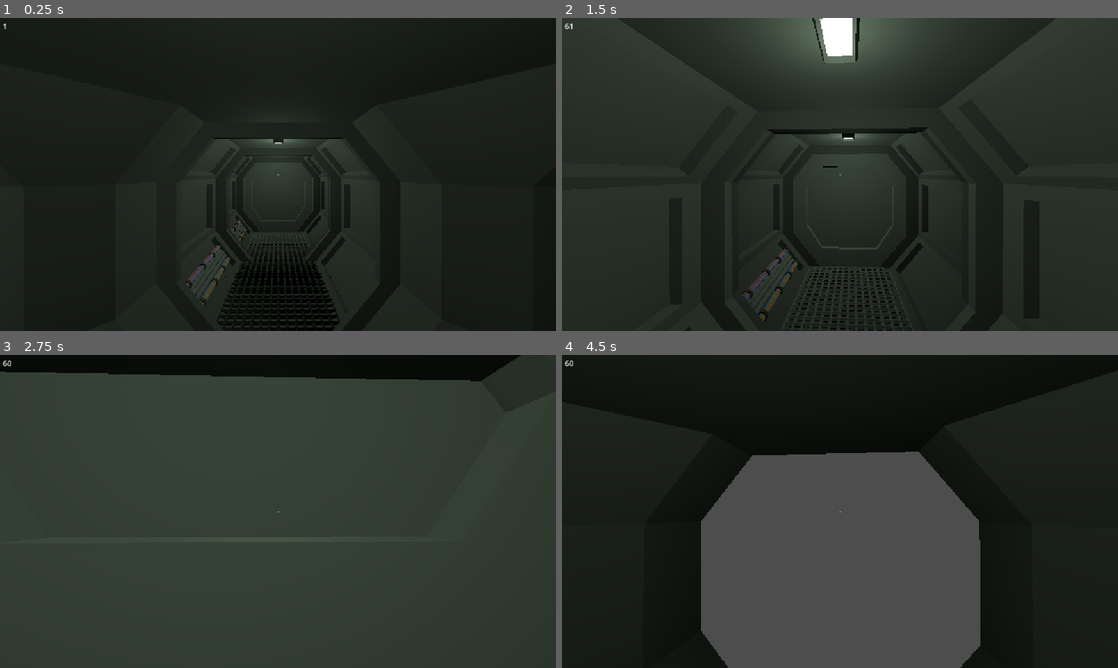
Above: before the commit, frames 1-4 (two rows, left to right).
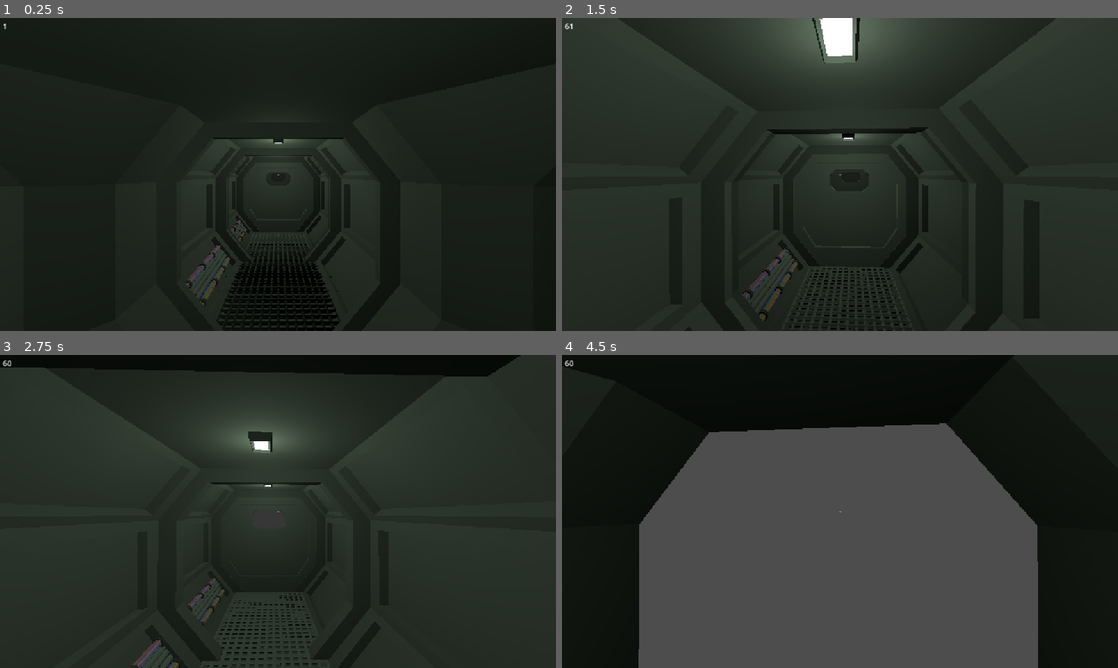
Above: after the commit, the same moments.

Repository: NicheDevelopers/brace-for-impact
Game: Godot game, scene res://src/MapGenerator/parts/corridors/demo/CorridorsDemo.tscn
Two runs of this game, one before a commit and one after it. Both use one fixed random seed, a clock stepped at 60 frames per second and the inputs below. This scene is started directly instead of the project's main scene.
Inputs (mouse positions are in pixels of both pictures, inside the frame that each line leads up to):
- Up to frame 1 (0.25 s): no input
- Up to frame 2 (1.5 s): tap Enter at 0.5 s; move the mouse to (867, 174) at 0.52 s; hold Ctrl (crouch) 0.53-1.28 s; hold W (move_forward) from 0.53 s (still down); tap Space (jump) at 0.77 s; move the mouse to (812, 174) at 1.27 s; tap E (interact) at 1.35 s
- Up to frame 3 (2.75 s): keep holding W (move_forward); tap Space (jump) at 1.52 s; move the mouse to (289, 505) at 2.02 s; hold Shift (sprint) from 2.03 s (still down)
- Up to frame 4 (4.5 s): keep holding W (move_forward); move the mouse to (834, 517) at 2.77 s; release Shift (sprint) at 2.78 s; tap Ctrl (crouch) at 2.85 s; tap Space (jump) at 3.02, 3.77 s; move the mouse to (878, 514) at 3.52 s; tap E (interact) at 3.6 s; move the mouse to (795, 508) at 4.27 s; tap Shift (sprint) at 4.35 s

The runs differ from the first frame. In frame 1, less than 0.1% of the frame differs, in the area x 45-55%, y 49-65%; in frame 2, 0.2%; in frame 3, 13%; in frame 4, 19%, in the area x 13-86%, y 21-100%.

Commit message:
Finish the doors model

Diff:
--- a/src/MapGenerator/parts/doors/DoorSingle/DoorSingle.tscn
+++ b/src/MapGenerator/parts/doors/DoorSingle/DoorSingle.tscn
@@ -1,13 +1,9 @@
-[gd_scene load_steps=10 format=3 uid="uid://cxhjsevs56uf"]
+[gd_scene load_steps=12 format=3 uid="uid://cxhjsevs56uf"]
 
 [ext_resource type="PackedScene" uid="uid://boxtwod7j2pa5" path="res://src/MapGenerator/parts/doors/DoorSingle/model/door-single.glb" id="1_0isvo"]
 [ext_resource type="Script" uid="uid://dlyw1vjva6sba" path="res://src/MapGenerator/parts/doors/DoorSingle/door_single.gd" id="2_ksdk8"]
-
-[sub_resource type="StandardMaterial3D" id="StandardMaterial3D_0isvo"]
-albedo_color = Color(0.408329, 0.408329, 0.408329, 1)
-
-[sub_resource type="BoxShape3D" id="BoxShape3D_ksdk8"]
-size = Vector3(2.17487, 1.88376, 0.15004)
+[ext_resource type="Material" uid="uid://dcc1strrrwn65" path="res://src/MapGenerator/parts/doors/DoorSingle/door_material.tres" id="3_dydsw"]
+[ext_resource type="Material" uid="uid://c8u7ddbirrt6a" path="res://src/MapGenerator/parts/doors/DoorSingle/window_material.tres" id="3_m2m2s"]
 
 [sub_resource type="BoxShape3D" id="BoxShape3D_m2m2s"]
 size = Vector3(2, 6, 2)
@@ -27,7 +23,31 @@
 "times": PackedFloat32Array(0),
 "transitions": PackedFloat32Array(1),
 "update": 0,
-"values": [Vector3(0, 1.2, 0)]
+"values": [Vector3(0, -0.1, 0)]
+}
+tracks/1/type = "value"
+tracks/1/imported = false
+tracks/1/enabled = true
+tracks/1/path = NodePath("Window:position")
+tracks/1/interp = 1
+tracks/1/loop_wrap = true
+tracks/1/keys = {
+"times": PackedFloat32Array(0),
+"transitions": PackedFloat32Array(1),
+"update": 0,
+"values": [Vector3(0, -0.1, 0)]
+}
+tracks/2/type = "value"
+tracks/2/imported = false
+tracks/2/enabled = true
+tracks/2/path = NodePath("Window_001:position")
+tracks/2/interp = 1
+tracks/2/loop_wrap = true
+tracks/2/keys = {
+"times": PackedFloat32Array(0),
+"transitions": PackedFloat32Array(1),
+"update": 0,
+"values": [Vector3(0, -0.1, -0.03)]
 }
 
 [sub_resource type="Animation" id="Animation_ksdk8"]
@@ -42,7 +62,31 @@
 "times": PackedFloat32Array(0, 1),
 "transitions": PackedFloat32Array(-2, 1),
 "update": 0,
-"values": [Vector3(0, 1.2, 0), Vector3(0, 3.2, 0)]
+"values": [Vector3(0, -0.1, 0), Vector3(0, 3.2, 0)]
+}
+tracks/1/type = "value"
+tracks/1/imported = false
+tracks/1/enabled = true
+tracks/1/path = NodePath("Window:position")
+tracks/1/interp = 1
+tracks/1/loop_wrap = true
+tracks/1/keys = {
+"times": PackedFloat32Array(0, 1),
+"transitions": PackedFloat32Array(-2, 1),
+"update": 0,
+"values": [Vector3(0, -0.0999999, 0), Vector3(0, 3.2, 0)]
+}
+tracks/2/type = "value"
+tracks/2/imported = false
+tracks/2/enabled = true
+tracks/2/path = NodePath("Window_001:position")
+tracks/2/interp = 1
+tracks/2/loop_wrap = true
+tracks/2/keys = {
+"times": PackedFloat32Array(0, 1),
+"transitions": PackedFloat32Array(-2, 1),
+"update": 0,
+"values": [Vector3(0, -0.1, -0.03), Vector3(0, 3.2, -0.03)]
 }
 
 [sub_resource type="AnimationLibrary" id="AnimationLibrary_igyde"]
@@ -51,21 +95,16 @@
 &"open": SubResource("Animation_ksdk8")
 }
 
+[sub_resource type="ConvexPolygonShape3D" id="ConvexPolygonShape3D_m2m2s"]
+points = PackedVector3Array(-0.882021, 0.0424461, -0.122054, 0.837809, 2.60071, 0.0102699, 0.926232, 2.51206, 0.0102699, -0.882021, 0.0424461, 0.0102699, 1.36724, 0.615901, -0.122054, -0.837809, 2.60071, -0.122054, -1.41145, 1.89478, 0.0102699, 0.882021, 0.0424461, 0.0102699, 0.837809, 2.60071, -0.122054, -1.41145, 0.704298, -0.122054, 1.41145, 1.89478, 0.0102699, -0.837809, 2.60071, 0.0102699, 0.882021, 0.0424461, -0.122054, 1.41145, 1.89478, -0.122054, -1.41145, 1.89478, -0.122054, 1.41145, 0.704298, 0.0102699, -1.41145, 0.704298, 0.0102699, 1.41145, 0.704298, -0.122054, -1.36724, 1.98293, -0.122054, -1.36724, 0.615901, 0.0102699, 1.36724, 1.98293, -0.122054, 1.0141, 0.174917, 0.0102699, -1.0141, 0.174917, -0.122054, -1.36724, 1.98293, 0.0102699, 1.36724, 1.98293, 0.0102699, -0.926232, 2.51206, 0.0102699, -1.36724, 0.615901, -0.122054, 1.36724, 0.615901, 0.0102699, -1.0141, 0.174917, 0.0102699, 1.0141, 0.174917, -0.122054, 0.926232, 2.51206, -0.122054, -0.926232, 2.51206, -0.122054)
+
+[sub_resource type="ConvexPolygonShape3D" id="ConvexPolygonShape3D_dydsw"]
+points = PackedVector3Array(0.319989, 1.78106, 0.00144762, -0.00304762, 1.45805, -0.00464762, 0.2468, 1.45805, -0.00464762, -0.00304762, 1.84807, -0.00464762, -0.00304762, 1.45805, 0.00144762, -0.00304762, 1.84807, 0.00144762, 0.2468, 1.84807, -0.00464762, 0.350476, 1.5556, 0.00144762, 0.350476, 1.75056, -0.00464762, 0.2468, 1.45805, 0.00144762, 0.350476, 1.5556, -0.00464762, 0.2468, 1.84807, 0.00144762, 0.350476, 1.75056, 0.00144762, 0.289502, 1.49467, 0.00144762, 0.289502, 1.81153, -0.00464762, 0.289502, 1.49467, -0.00464762, 0.289502, 1.81153, 0.00144762)
+
 [node name="DoorSingle" instance=ExtResource("1_0isvo")]
 script = ExtResource("2_ksdk8")
 
-[node name="Door" parent="." index="0"]
-transform = Transform3D(1.16981, 0, 0, 0, 1.16981, 0, 0, 0, 1.16981, 0, 1.2, 0)
-surface_material_override/0 = SubResource("StandardMaterial3D_0isvo")
-
-[node name="StaticBody3D" type="StaticBody3D" parent="Door" index="0"]
-
-[node name="CollisionShape3D" type="CollisionShape3D" parent="Door/StaticBody3D" index="0"]
-transform = Transform3D(1, 0, 0, 0, 1, 0, 0, 0, 1, -0.00283813, 0.052175, -0.0447006)
-shape = SubResource("BoxShape3D_ksdk8")
-
-[node name="DetectionArea" type="Area3D" parent="." index="1"]
-visible = false
+[node name="DetectionArea" type="Area3D" parent="." index="0"]
 
 [node name="CollisionShape3D" type="CollisionShape3D" parent="DetectionArea" index="0"]
 transform = Transform3D(1, 0, 0, 0, -4.37114e-08, 1, 0, -1, -4.37114e-08, 0, 1, 0)
@@ -79,10 +118,32 @@
 transform = Transform3D(1, 0, 0, 0, -4.37114e-08, 1, 0, -1, -4.37114e-08, 0, 1, -1.75)
 shape = SubResource("BoxShape3D_dydsw")
 
-[node name="AnimationPlayer" type="AnimationPlayer" parent="." index="2"]
+[node name="AnimationPlayer" type="AnimationPlayer" parent="." index="1"]
 libraries = {
 &"": SubResource("AnimationLibrary_igyde")
 }
 
+[node name="Door" parent="." index="2"]
+transform = Transform3D(1, 0, 0, 0, 1, 0, 0, 0, 1, 0, -0.1, 0)
+surface_material_override/0 = ExtResource("3_dydsw")
+
+[node name="StaticBody3D" type="StaticBody3D" parent="Door" index="0"]
+
+[node name="CollisionShape3D" type="CollisionShape3D" parent="Door/StaticBody3D" index="0"]
+shape = SubResource("ConvexPolygonShape3D_m2m2s")
+
+[node name="Window" parent="." index="3"]
+transform = Transform3D(1.00092, 0, 0, 0, 1.00092, 0, 0, 0, 1.00092, 0, -0.1, 0)
+surface_material_override/0 = ExtResource("3_m2m2s")
+
+[node name="StaticBody3D" type="StaticBody3D" parent="Window" index="0"]
+
+[node name="CollisionShape3D" type="CollisionShape3D" parent="Window/StaticBody3D" index="0"]
+shape = SubResource("ConvexPolygonShape3D_dydsw")
+
+[node name="Window_001" parent="." index="4"]
+transform = Transform3D(1, 0, 0, 0, 1, 0, 0, 0, 1, 0, -0.1, -0.03)
+surface_material_override/0 = ExtResource("3_m2m2s")
+
 [connection signal="body_entered" from="DetectionArea" to="." method="_on_detection_area_body_entered"]
 [connection signal="body_exited" from="DetectionArea" to="." method="_on_detection_area_body_exited"]
--- /dev/null
+++ b/src/MapGenerator/parts/doors/DoorSingle/door_material.tres
@@ -0,0 +1,4 @@
+[gd_resource type="StandardMaterial3D" format=3 uid="uid://dcc1strrrwn65"]
+
+[resource]
+albedo_color = Color(0.376028, 0.376029, 0.376028, 1)
--- a/src/MapGenerator/parts/doors/DoorSingle/door_single.gd
+++ b/src/MapGenerator/parts/doors/DoorSingle/door_single.gd
@@ -10,6 +10,7 @@
 	animation_player.speed_scale = 1.5
 
 	if not animation_player.is_playing():
+		pass
 		animation_player.play("open")
 
 func _on_detection_area_body_exited(body: Node3D) -> void:
--- /dev/null
+++ b/src/MapGenerator/parts/doors/DoorSingle/window_material.tres
@@ -0,0 +1,6 @@
+[gd_resource type="StandardMaterial3D" format=3 uid="uid://c8u7ddbirrt6a"]
+
+[resource]
+transparency = 1
+cull_mode = 2
+albedo_color = Color(0, 0, 0, 0.180392)
Not shown, removed: src/MapGenerator/parts/doors/DoorSingle/model/door-single-new.blend.import
Binary file changed: src/MapGenerator/parts/doors/DoorSingle/model/door-single.glb
Not shown, removed: src/MapGenerator/parts/doors/DoorSingle/model/door-single-new.blend
Not shown, changed: src/MapGenerator/parts/doors/DoorSingle/model/door-single.blend
